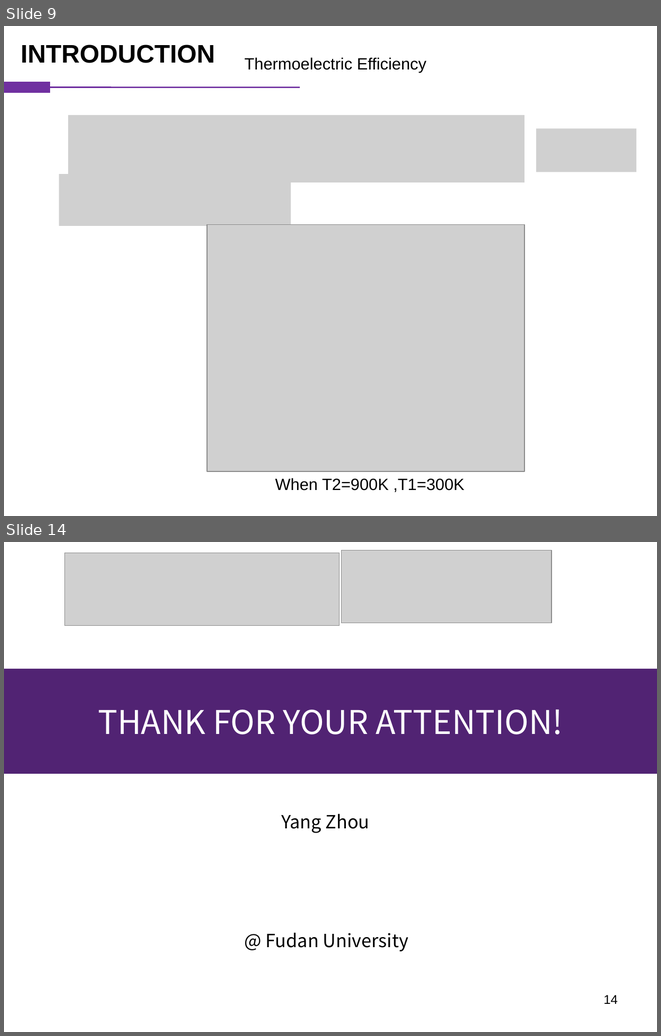
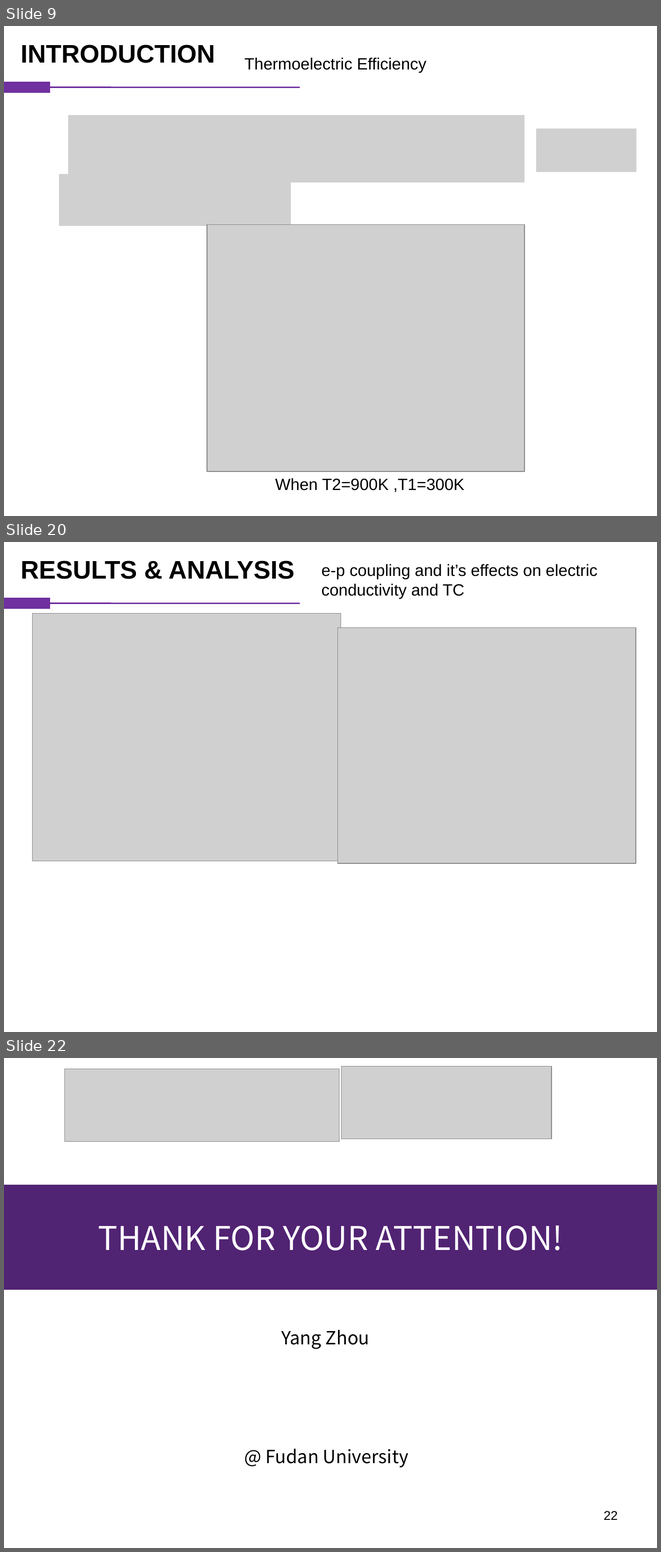
Before and after one commit to vanceeasleaf/paper_bi4i4, a slide deck: bi4i4.pptx. Shown one above the other, each under a label of ours: slides 9 and 14 before the commit, slides 9, 20 and 22 after it; the slides between them are not shown. The pictures are 661x1036 and 661x1552 pixels, drawn with LibreOffice and Linux fonts; fonts in the diff are those of the drawing; grey boxes stand for pictures. Boxes give left, top, right and bottom in pixels: in the first picture for what was removed or moved away, otherwise in the second. Text is boxed around its words. In the diff, an @@ line names an element or a change of style, - is before the commit and + after.

```diff
--- a/bi4i4.pptx
+++ b/bi4i4.pptx
@@ slide 20 added at [4, 542, 657, 1032], background #FFFFFF @@
@@ text added at [20, 561, 294, 579], 28 pt, text #000000, bold @@
+RESULTS & ANALYSIS
@@ text added at [321, 564, 598, 599], 18 pt, text #000000 @@
+e-p coupling and it’s effects on electric conductivity and TC
@@ rectangle added at [4, 598, 50, 609], fill #7030A0, outline #7030A0 0.75 pt @@
@@ line added from (300, 603) to (50, 603), #7030A0 1.5 pt @@
@@ picture added at [32, 613, 340, 861] @@
@@ picture added at [338, 627, 636, 863] @@
@@ what was slide 14 is now slide 22 @@
@@ page number at [603, 1511, 618, 1520]: text changed @@
-14
+22
```
Also in this commit, not shown: 4 slides changed, 7 other slides added.
